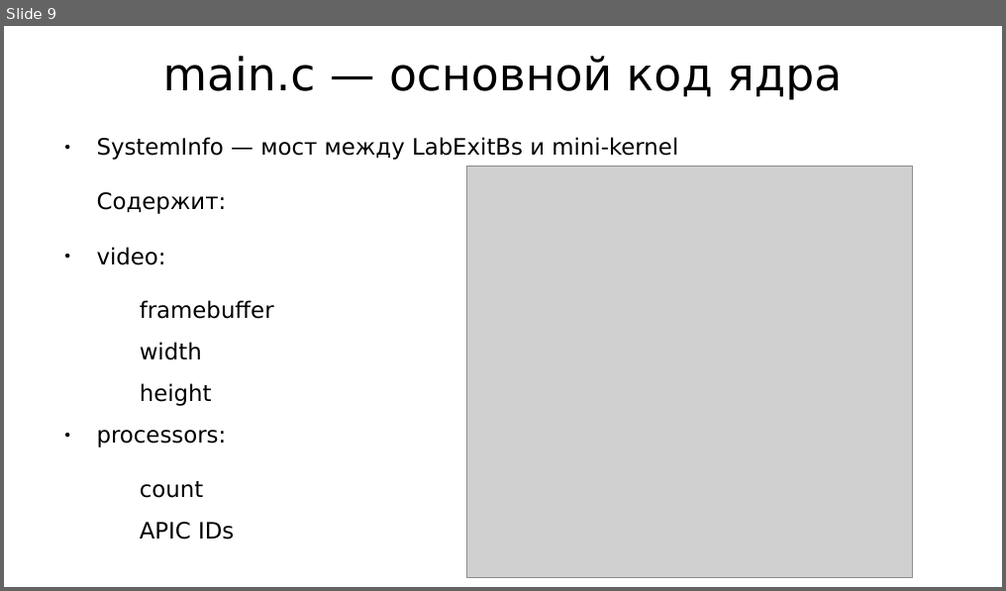
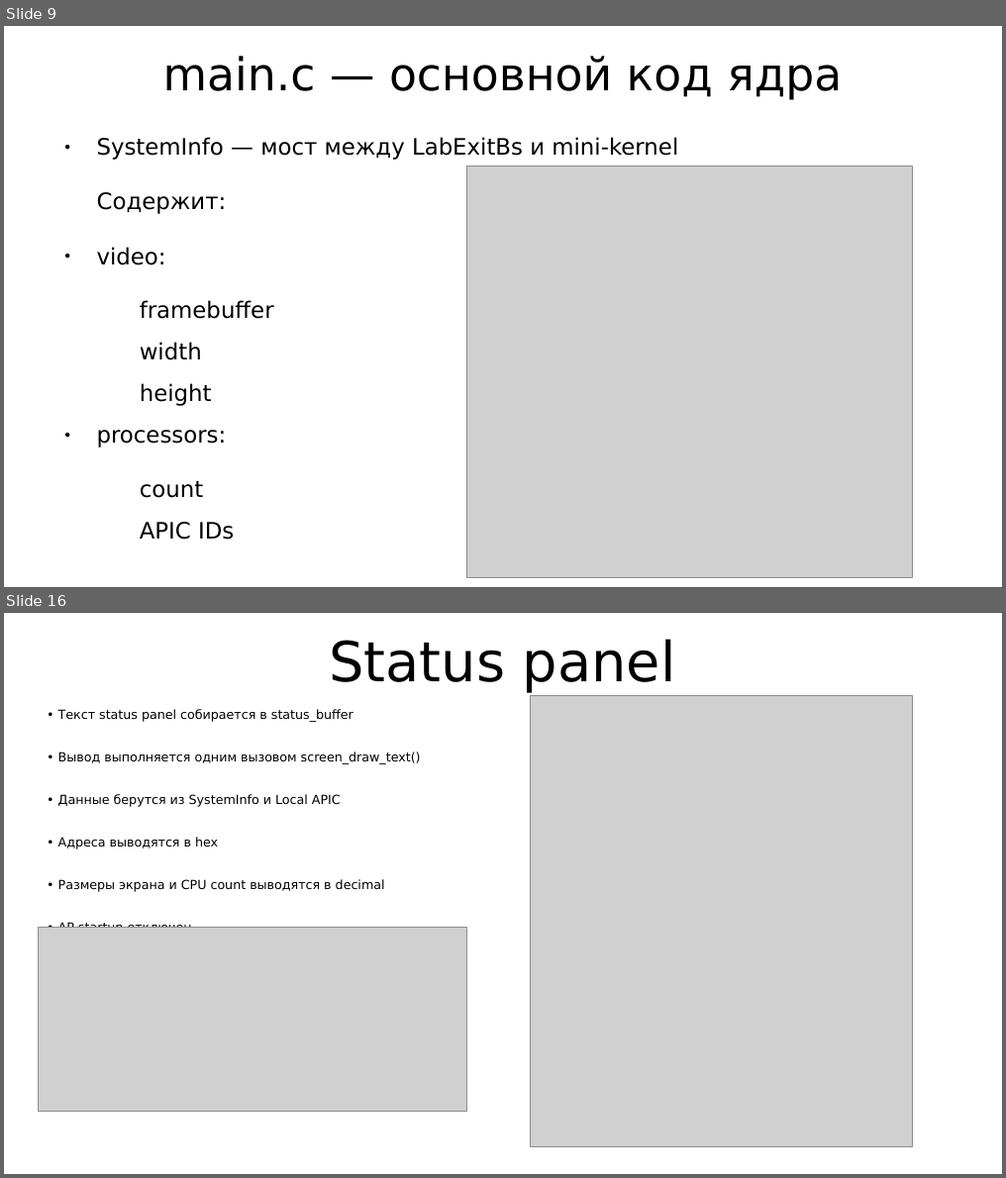
Before and after one commit to Inr1xz/uefi-bootloader, a slide deck: edk2/MySuperPkg/Presentstion.odp. Shown one above the other, each under a label of ours: slide 9 before the commit, slides 9 and 16 after it; the slides between them are not shown. The pictures are 1006x591 and 1006x1178 pixels, drawn with LibreOffice and Linux fonts; fonts in the diff are those of the drawing; grey boxes stand for pictures. Boxes give left, top, right and bottom in pixels: in the first picture for what was removed or moved away, otherwise in the second. Text is boxed around its words. In the diff, an @@ line names an element or a change of style, - is before the commit and + after.

Commit message:
Финальная презентация и текст к ней

```diff
--- a/edk2/MySuperPkg/Presentstion.odp
+++ b/edk2/MySuperPkg/Presentstion.odp
@@ slide 16 added at [4, 613, 1002, 1174], background #FFFFFF @@
@@ title added at [329, 639, 676, 693], 44 pt, text #000000 @@
+Status panel
@@ picture added at [531, 695, 913, 1148] @@
@@ text added at [58, 709, 421, 928], 10 pt, text #000000 @@
+• Текст status panel собирается в status_buffer
+• Вывод выполняется одним вызовом screen_draw_text()
+• Данные берутся из SystemInfo и Local APIC
+• Адреса выводятся в hex
+• Размеры экрана и CPU count выводятся в decimal
+• AP startup отключен
@@ picture added at [39, 927, 467, 1112] @@
```
Also in this commit, not shown: 3 slides changed, 7 other slides added, 1 slide removed, 1 other file.
